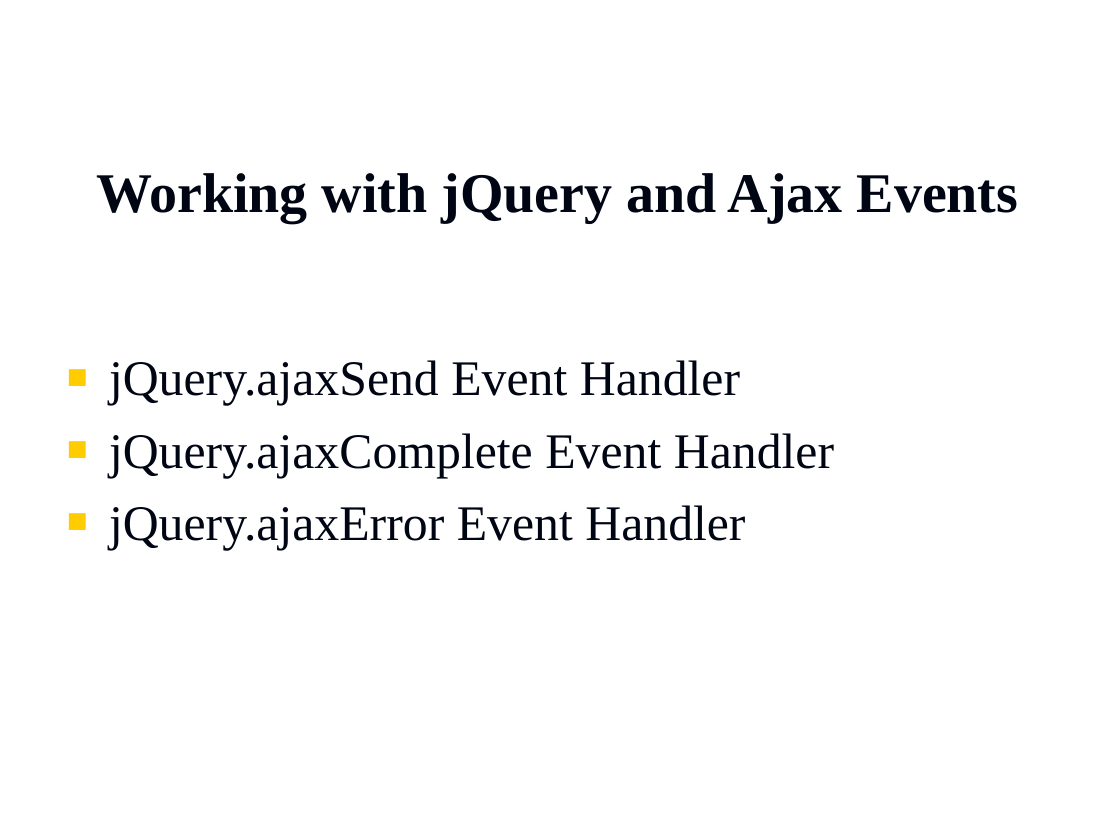
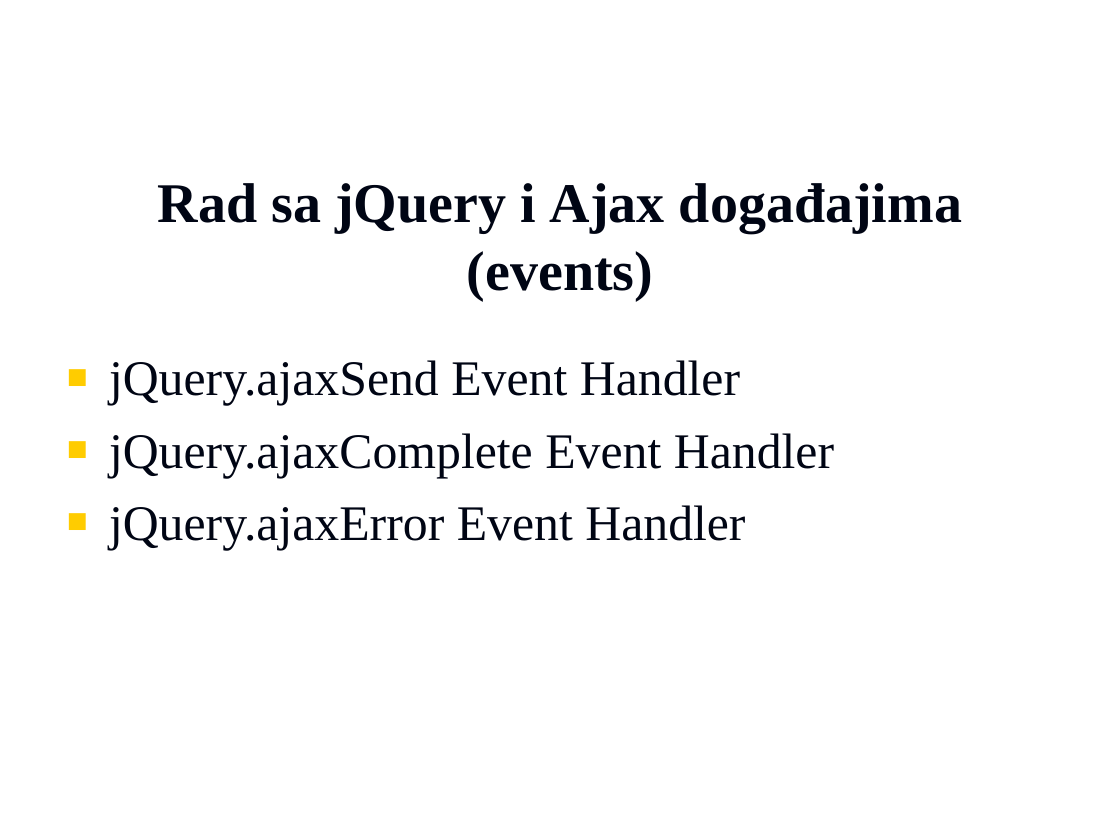
Before and after one commit to vzdesic/PZI, a slide deck: slide 14 of PPTs/16 MVC klijentsko programiranje.ppt. Drawn at 1120x840 pixels with LibreOffice and Linux fonts; fonts in the diff are those of the drawing; background and template pictures are left out. Boxes give left, top, right and bottom in pixels: in the first picture for what was removed or moved away, otherwise in the second. Text is boxed around its words. In the diff, an @@ line names an element or a change of style, - is before the commit and + after.

```diff
--- a/PPTs/16 MVC klijentsko programiranje.ppt
+++ b/PPTs/16 MVC klijentsko programiranje.ppt
@@ title at [158,183,962,300]: text changed @@
-Working with jQuery and Ajax Events
+Rad sa jQuery i Ajax događajima (events)
```
Also in this commit, not shown: 7 other slides changed, 4 slides added, 4 slides removed, 3 other files.
